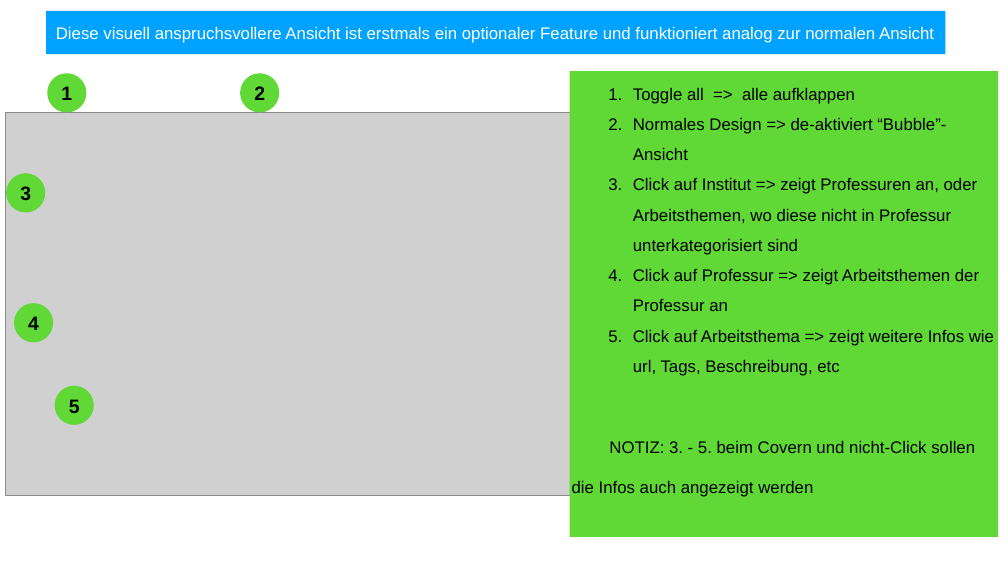
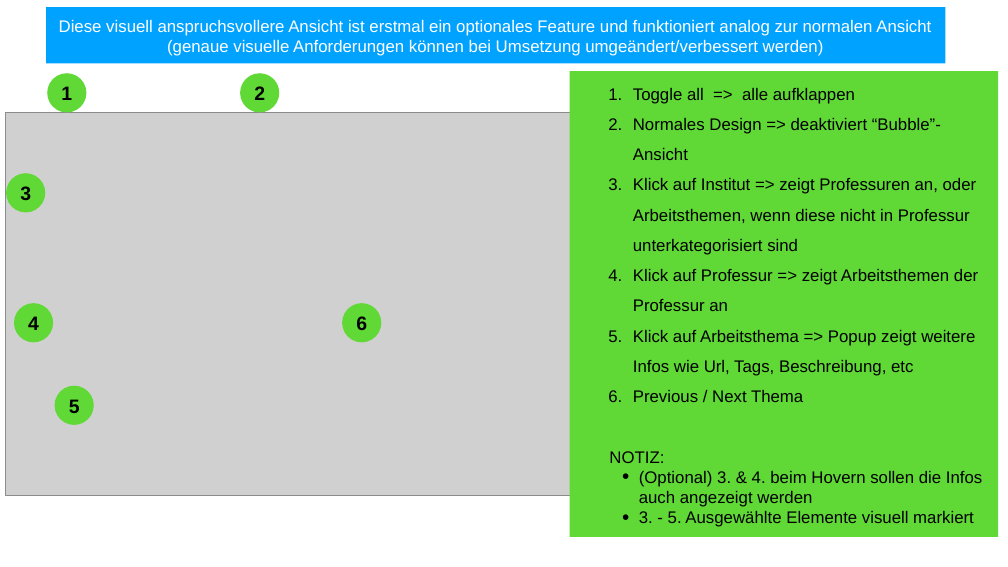
Before and after one commit to annenotarobot/WebTech-Assignemnt-3, a slide deck: slide 3 of documentation/Funktionalitäten.pptx. Drawn at 1008x567 pixels with LibreOffice and Linux fonts; fonts in the diff are those of the drawing; grey boxes stand for pictures. Boxes give left, top, right and bottom in pixels: in the first picture for what was removed or moved away, otherwise in the second. Text is boxed around its words. In the diff, an @@ line names an element or a change of style, - is before the commit and + after.

```diff
--- a/documentation/Funktionalitäten.pptx
+++ b/documentation/Funktionalitäten.pptx
@@ rectangle "Diese visuell anspruchsvollere Ansicht ist ...": place and size @@
-rectangle "Diese visuell anspruchsvollere Ansicht ist ..." at <box>46,11,945,54</box>
+rectangle "Diese visuell anspruchsvollere Ansicht ist ..." at <box>46,7,945,63</box>
@@ text in rectangle at <box>59,19,931,56</box>: text changed @@
-Diese visuell anspruchsvollere Ansicht ist erstmals ein optionaler Feature und funktioniert analog zur normalen Ansicht
+Diese visuell anspruchsvollere Ansicht ist erstmal ein optionales Feature und funktioniert analog zur normalen Ansicht (genaue visuelle Anforderungen können bei Umsetzung umgeändert/verbessert werden)
@@ text in rectangle at <box>609,118,982,527</box>: text changed @@
-  2. Normales Design => de-aktiviert “Bubble”-Ansicht
-  3. Click auf Institut => zeigt Professuren an, oder Arbeitsthemen, wo diese nicht in Professur unterkategorisiert sind
-  4. Click auf Professur => zeigt Arbeitsthemen der Professur an
-  5. Click auf Arbeitsthema => zeigt weitere Infos wie url, Tags, Beschreibung, etc
-    NOTIZ: 3. - 5. beim Covern und nicht-Click sollen die Infos auch angezeigt werden
+  2. Normales Design => deaktiviert “Bubble”-Ansicht
+  3. Klick auf Institut => zeigt Professuren an, oder Arbeitsthemen, wenn diese nicht in Professur unterkategorisiert sind
+  4. Klick auf Professur => zeigt Arbeitsthemen der Professur an
+  5. Klick auf Arbeitsthema => Popup zeigt weitere Infos wie Url, Tags, Beschreibung, etc
+  6. Previous / Next Thema
+    NOTIZ:
+    • (Optional) 3. & 4. beim Hovern sollen die Infos auch angezeigt werden
+    • 3. - 5. Ausgewählte Elemente visuell markiert
@@ ellipse added at <box>342,303,381,342</box>, fill #60D937, 37 pt, text #000000, bold @@
+6
```
Also in this commit, not shown: 2 other slides changed, 1 other file.
